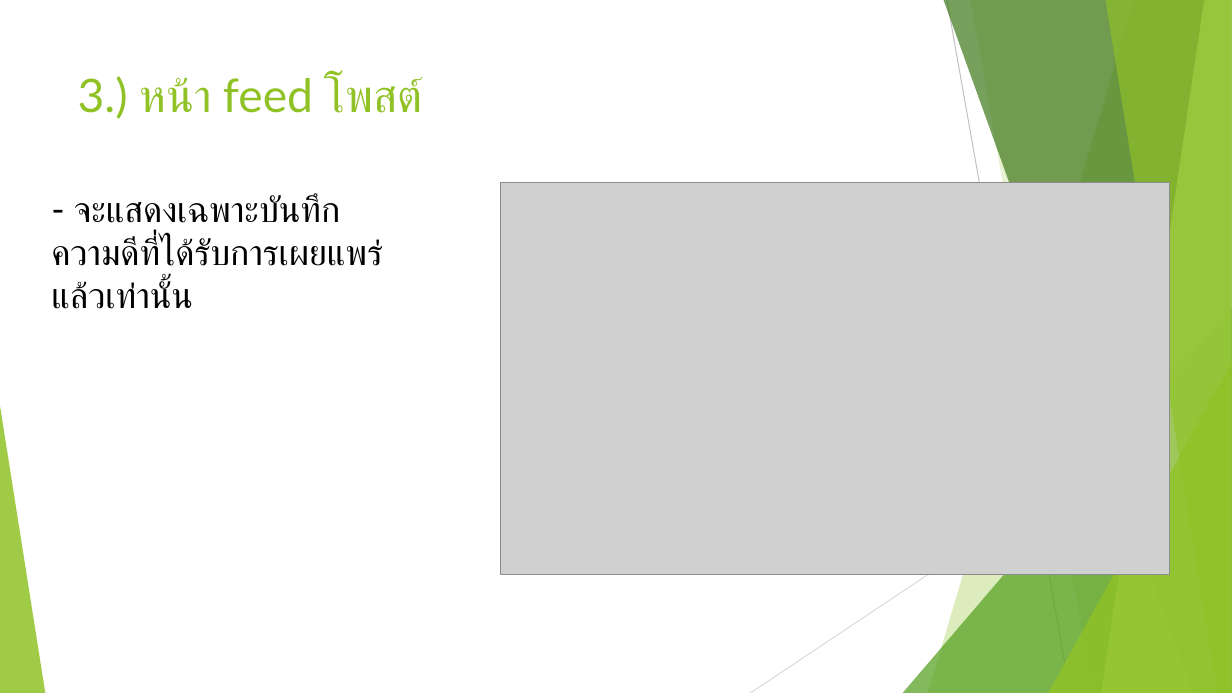
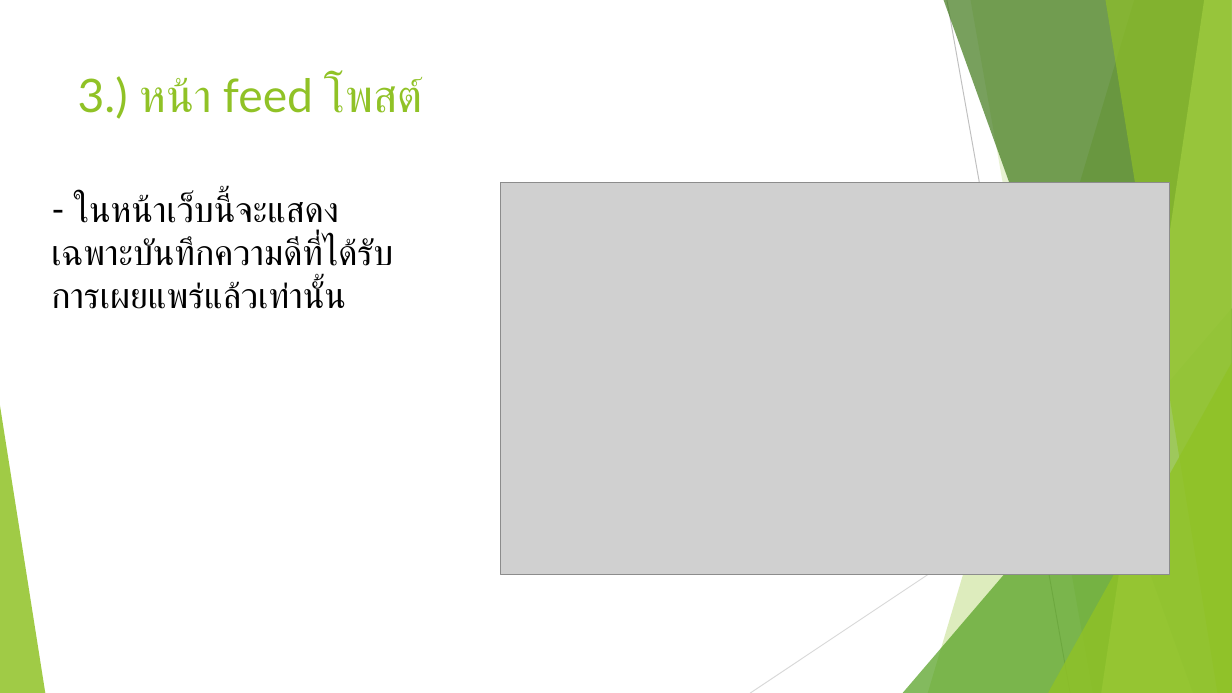
Before and after one commit to docxed/gracenotes, a slide deck: slide 7 of report/Database Present.pptx. Drawn at 1232x693 pixels with LibreOffice and Linux fonts; fonts in the diff are those of the drawing; grey boxes stand for pictures. Boxes give left, top, right and bottom in pixels: in the first picture for what was removed or moved away, otherwise in the second. Text is boxed around its words. In the diff, an @@ line names an element or a change of style, - is before the commit and + after.

```diff
--- a/report/Database Present.pptx
+++ b/report/Database Present.pptx
@@ text at [51, 194, 368, 309]: text changed @@
-- จะแสดงเฉพาะบันทึกความดีที่ได้รับการเผยแพร่แล้วเท่านั้น
+- ในหน้าเว็บนี้จะแสดงเฉพาะบันทึกความดีที่ได้รับการเผยแพร่แล้วเท่านั้น
```
Also in this commit, not shown: 9 other slides changed.
